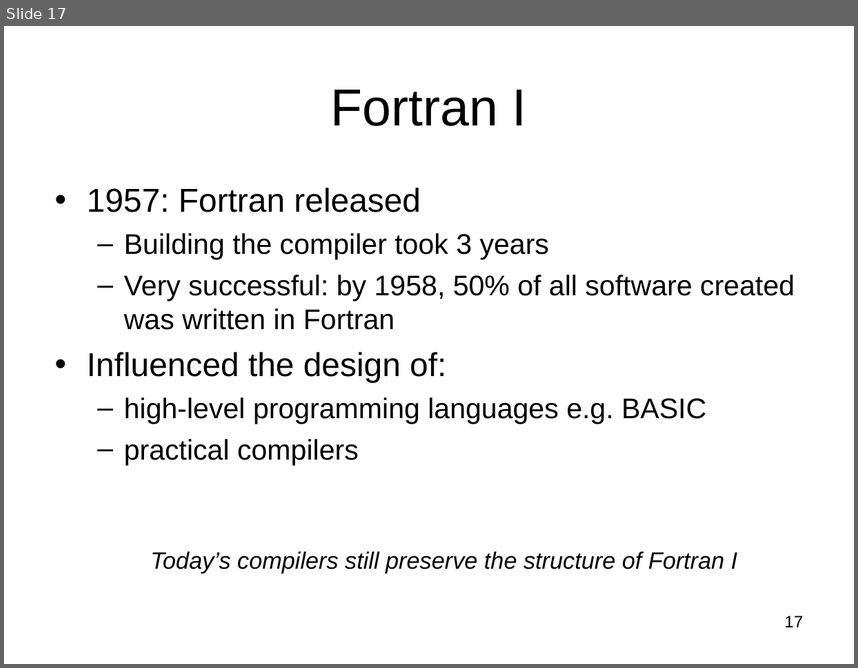
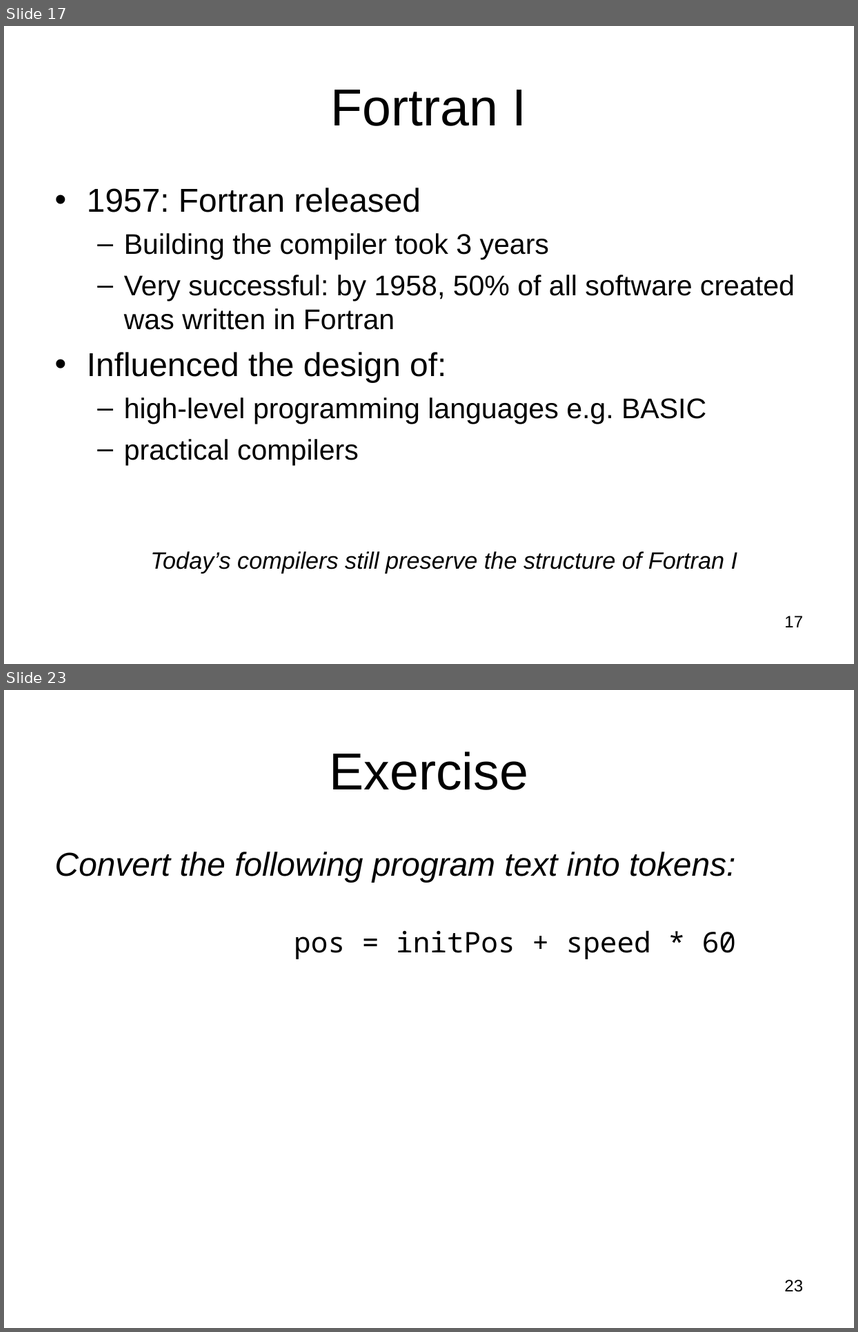
Before and after one commit to Hegden/hegden.github.io, a slide deck: cs406/slides/week1.ppt. Shown one above the other, each under a label of ours: slide 17 before the commit, slides 17 and 23 after it; the slides between them are not shown. The pictures are 858x668 and 858x1332 pixels, drawn with LibreOffice and Linux fonts; fonts in the diff are those of the drawing. Boxes give left, top, right and bottom in pixels: in the first picture for what was removed or moved away, otherwise in the second. Text is boxed around its words. In the diff, an @@ line names an element or a change of style, - is before the commit and + after.

```diff
--- a/cs406/slides/week1.ppt
+++ b/cs406/slides/week1.ppt
@@ slide 23 added at [4, 690, 854, 1328], background #FFFFFF @@
@@ title added at [330, 751, 529, 790], 44 pt, text #000000 @@
+Exercise
@@ text added at [55, 851, 736, 959], 28 pt, text #000000, italic @@
+Convert the following program text into tokens:
+  pos = initPos + speed * 60
@@ page number added at [784, 1279, 803, 1292], 14 pt, text #000000 @@
+23
```
Also in this commit, not shown: 1 slide changed, 25 other slides added.
